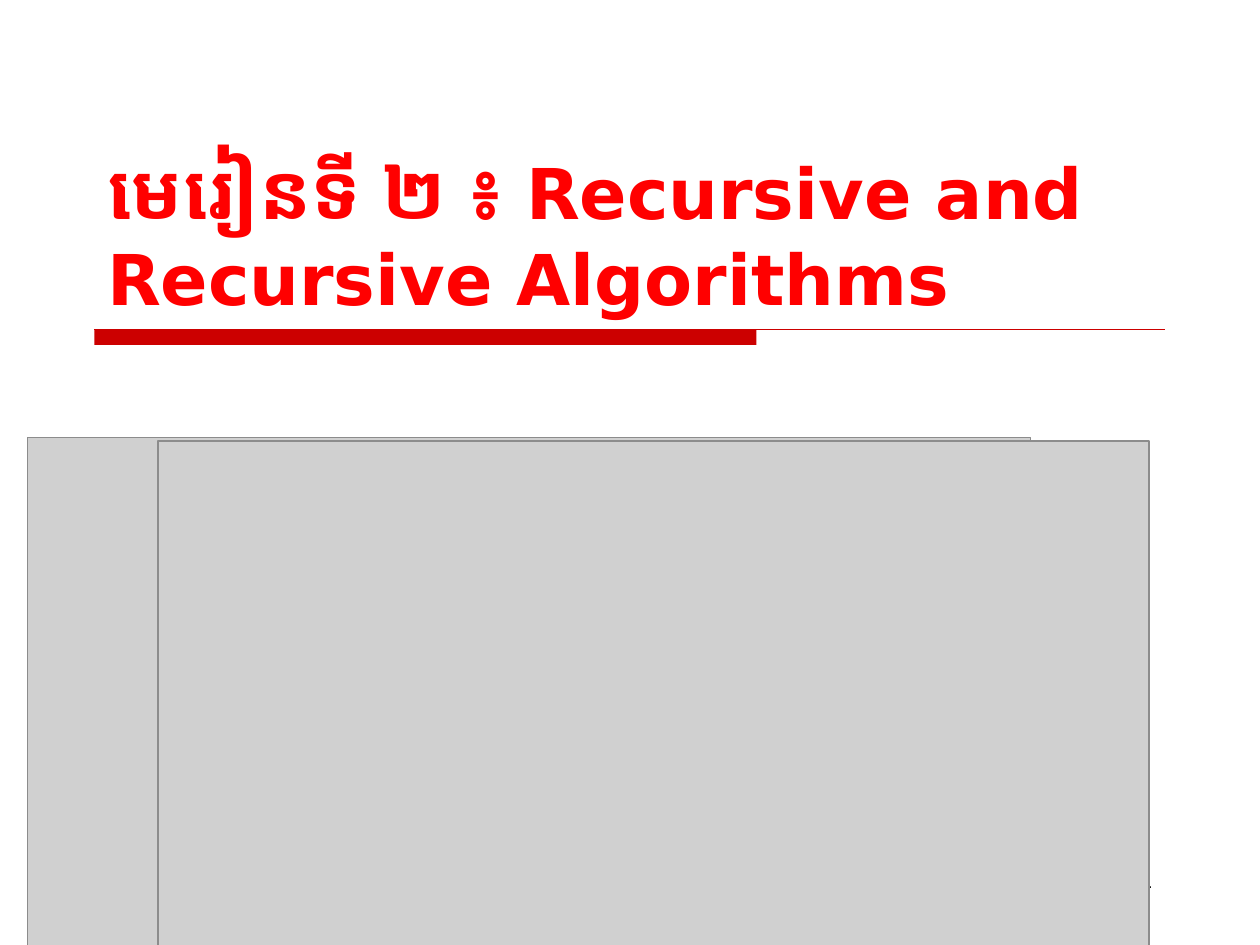
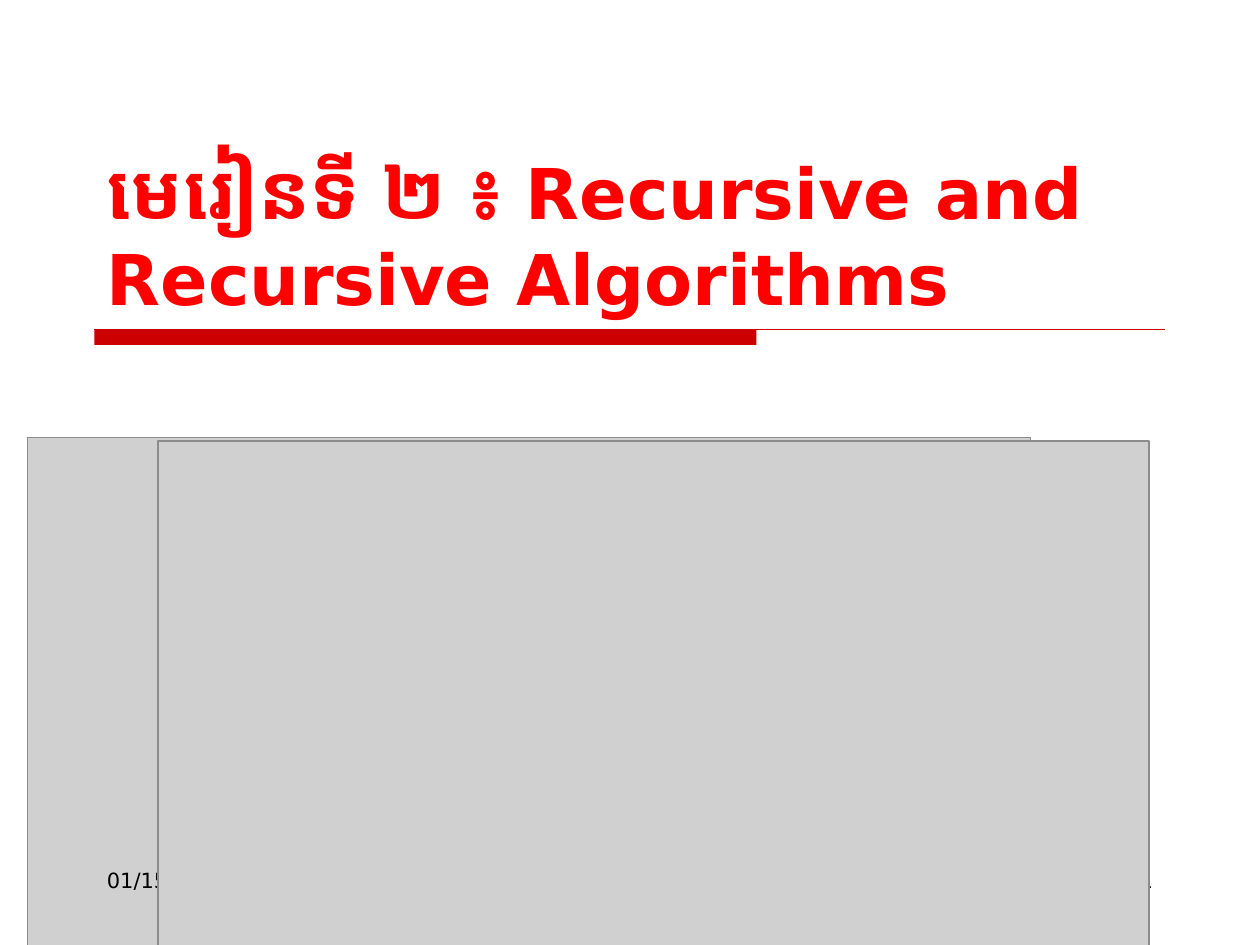
Before and after one commit to DaveatCor/RUPP-Y2, a slide deck: slide 1 of Chapter2_Recursive and Recursive.ppt. Drawn at 1260x945 pixels with LibreOffice and Linux fonts; fonts in the diff are those of the drawing; grey boxes stand for pictures; background and template pictures are left out. Boxes give left, top, right and bottom in pixels: in the first picture for what was removed or moved away, otherwise in the second. Text is boxed around its words. In the diff, an @@ line names an element or a change of style, - is before the commit and + after.

```diff
--- a/Chapter2_Recursive and Recursive.ppt
+++ b/Chapter2_Recursive and Recursive.ppt
@@ text added at (107,871,201,893), 12 pt, text #000000 @@
+01/15/21
```
Also in this commit, not shown: 22 other slides changed.
